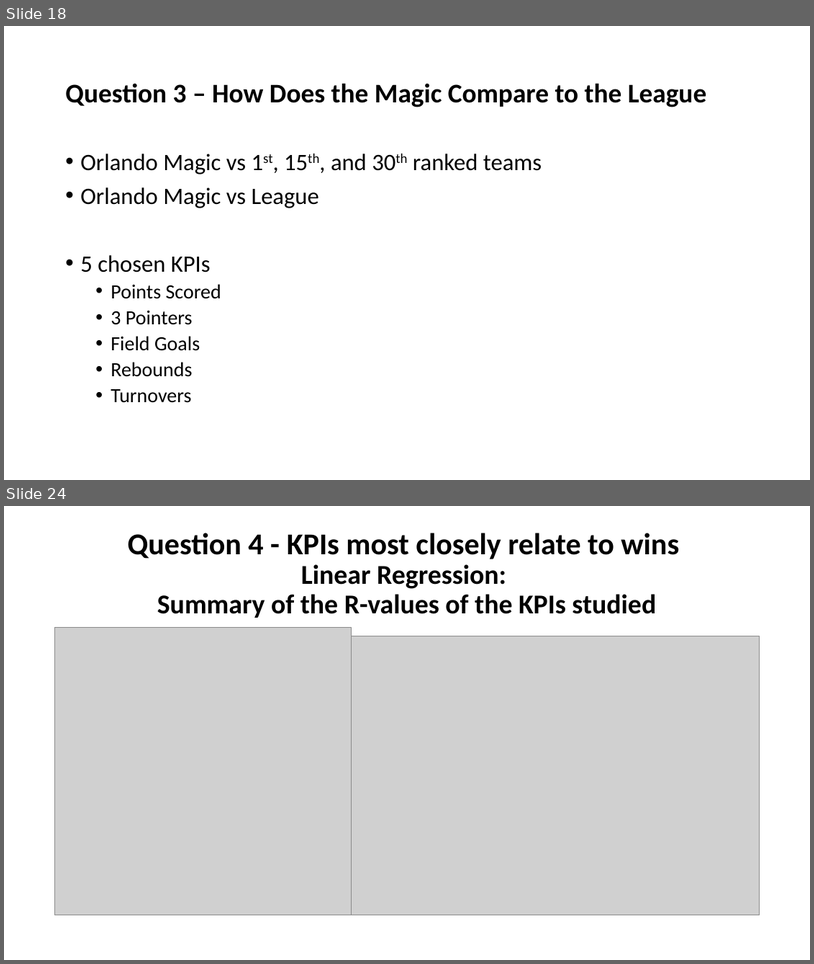
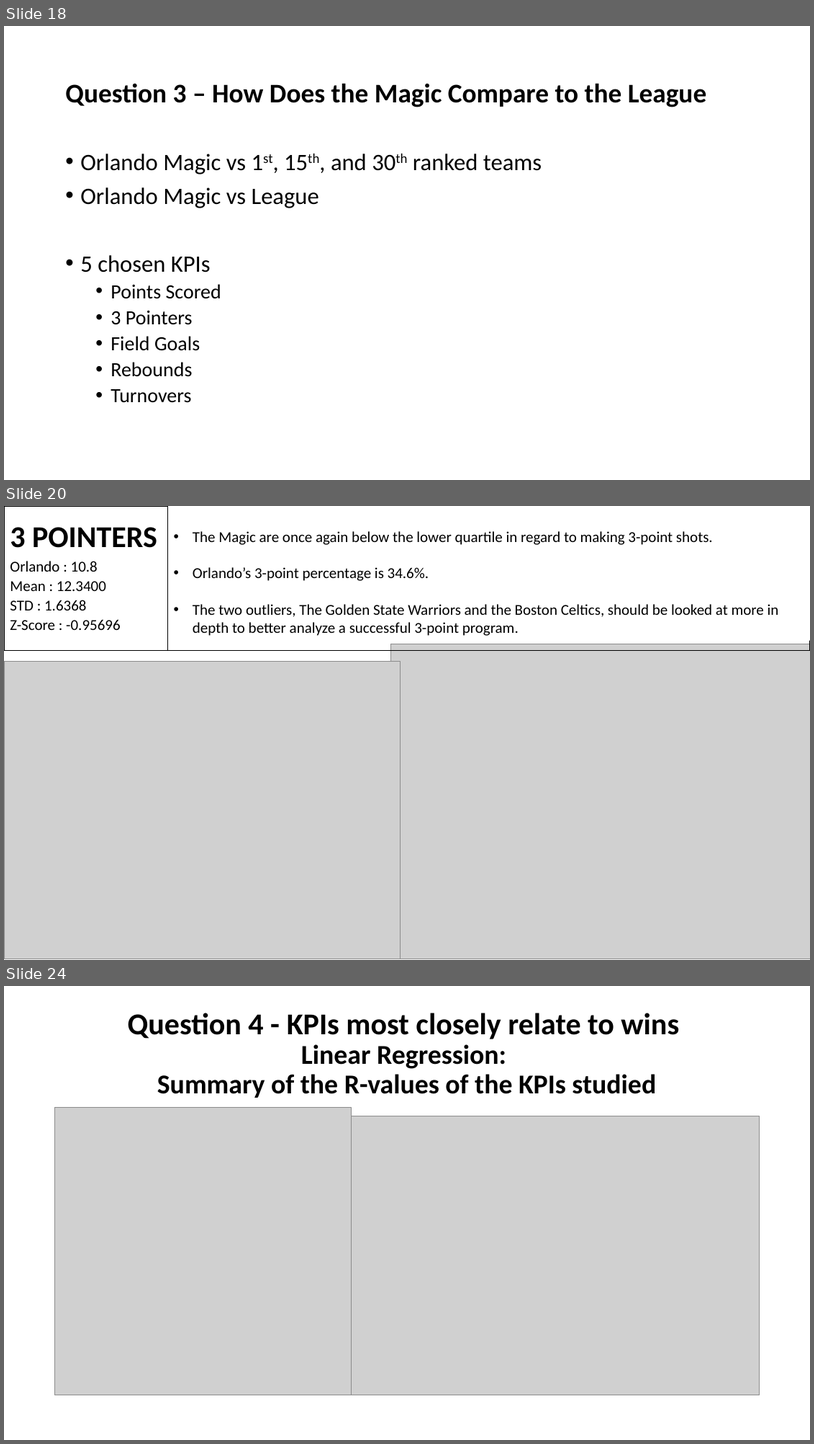
Before and after one commit to CandaceDoesData/Group_Project_1, a slide deck: mm_Group3_Project_1_Presentation.pptx. Shown one above the other, each under a label of ours: slides 18 and 24 before the commit, slides 18, 20 and 24 after it; the slides between them are not shown. The pictures are 814x964 and 814x1444 pixels, drawn with LibreOffice and Linux fonts; fonts in the diff are those of the drawing; grey boxes stand for pictures. Boxes give left, top, right and bottom in pixels: in the first picture for what was removed or moved away, otherwise in the second. Text is boxed around its words. In the diff, an @@ line names an element or a change of style, - is before the commit and + after.

Commit message:
cfs slides commit

```diff
--- a/mm_Group3_Project_1_Presentation.pptx
+++ b/mm_Group3_Project_1_Presentation.pptx
@@ slide 20 added at (4,506,810,960), background #FFFFFF @@
@@ rectangle added at (4,506,168,651), fill #FFFFFF, outline #000000 1 pt @@
@@ text added at (10,527,157,548), 36 pt, text #000000, bold @@
+3 POINTERS
@@ rectangle added at (168,506,810,651), outline #000000 0.75 pt @@
@@ rectangle added at (168,506,810,641), fill #FFFFFF, 18 pt, text #000000 @@
+• The Magic are once again below the lower quartile in regard to making 3-point shots.
+• Orlando’s 3-point percentage is 34.6%.
+• The two outliers, The Golden State Warriors and the Boston Celtics, should be looked at more in depth to better analyze a successful 3-point program.
@@ text added at (10,561,120,630), 18 pt, text #000000 @@
+Orlando : 10.8
+Mean : 12.3400
+STD : 1.6368
+Z-Score : -0.95696
@@ picture added at (391,644,810,958) @@
@@ picture added at (4,662,400,958) @@
```
Also in this commit, not shown: 4 other slides added, 5 slides removed, 2 other files.
